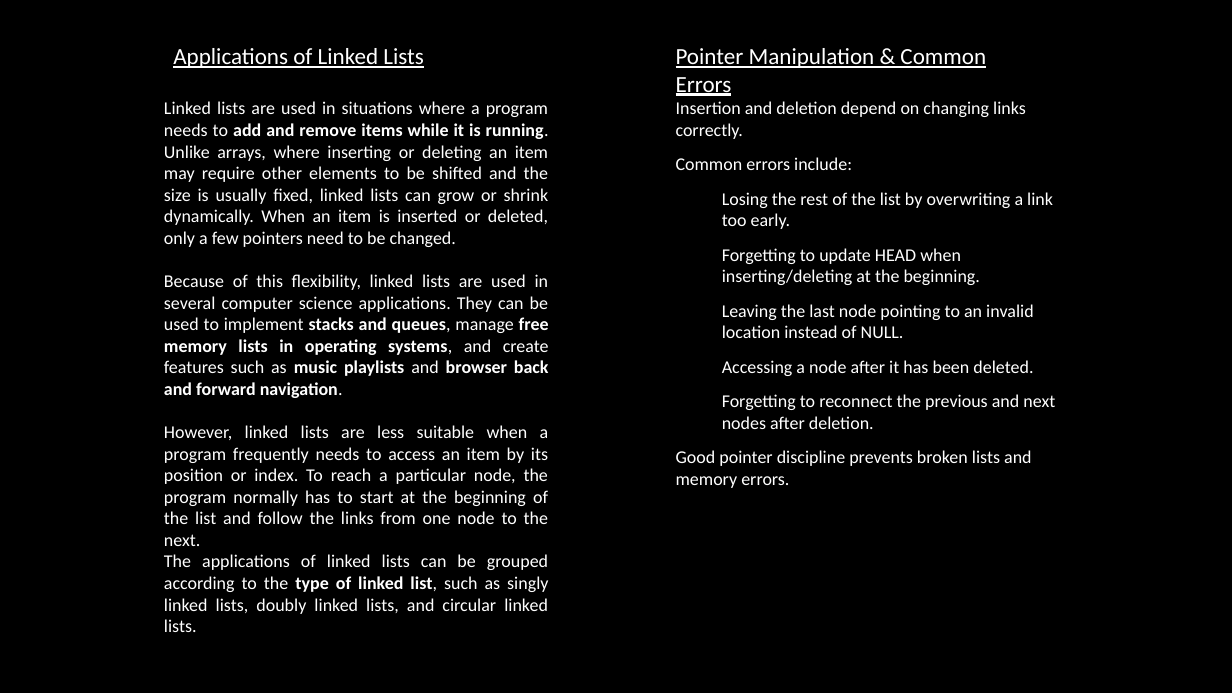
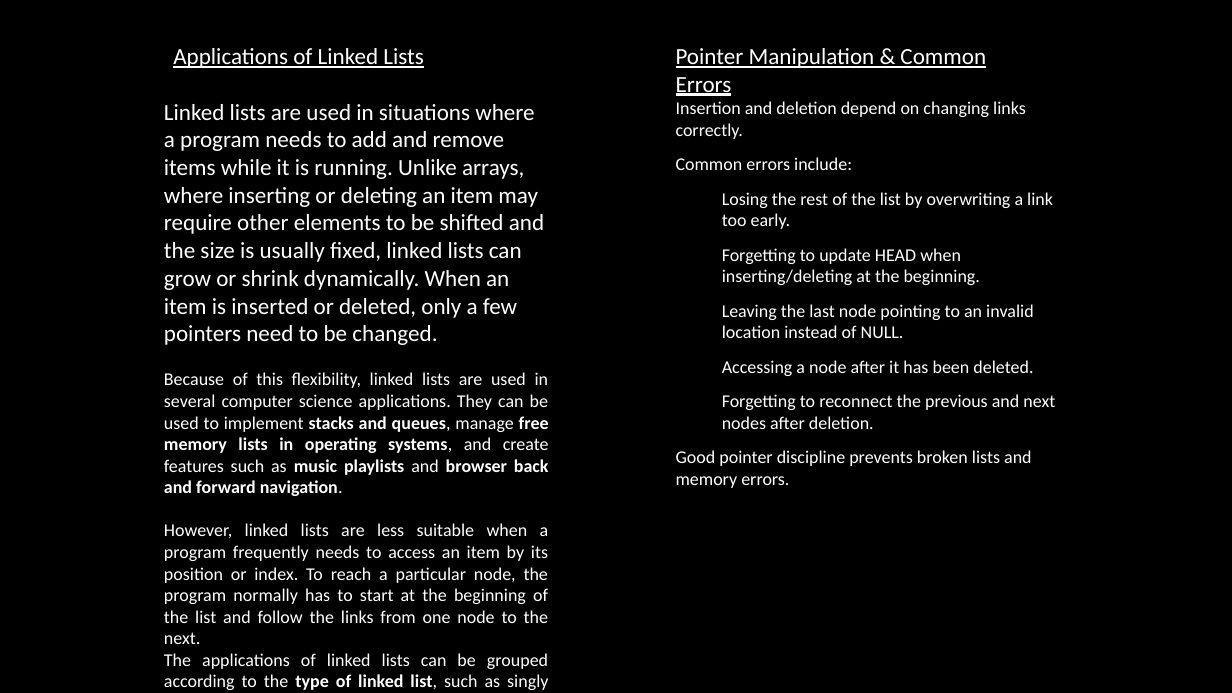
Before and after one commit to Reaobaka56/web-based-c-compiler, a slide deck: slide 9 of NullEntity (Linked Lists-Insertion and Deletion).pptx. Drawn at 1232x693 pixels with LibreOffice and Linux fonts; fonts in the diff are those of the drawing; background and template pictures are left out. Boxes give left, top, right and bottom in pixels: in the first picture for what was removed or moved away, otherwise in the second. Text is boxed around its words. In the diff, an @@ line names an element or a change of style, - is before the commit and + after.

Commit message:
chore: update presentation file for linked lists insertion and deletion

```diff
--- a/NullEntity (Linked Lists-Insertion and Deletion).pptx
+++ b/NullEntity (Linked Lists-Insertion and Deletion).pptx
@@ text at box(164, 104, 544, 345): size 14 to 18 pt in "Linked lists are used in situations where ..."; bold off in "add and remove items while it is ..."; alignment justified to left @@
```
Also in this commit, not shown: 2 other slides changed.
